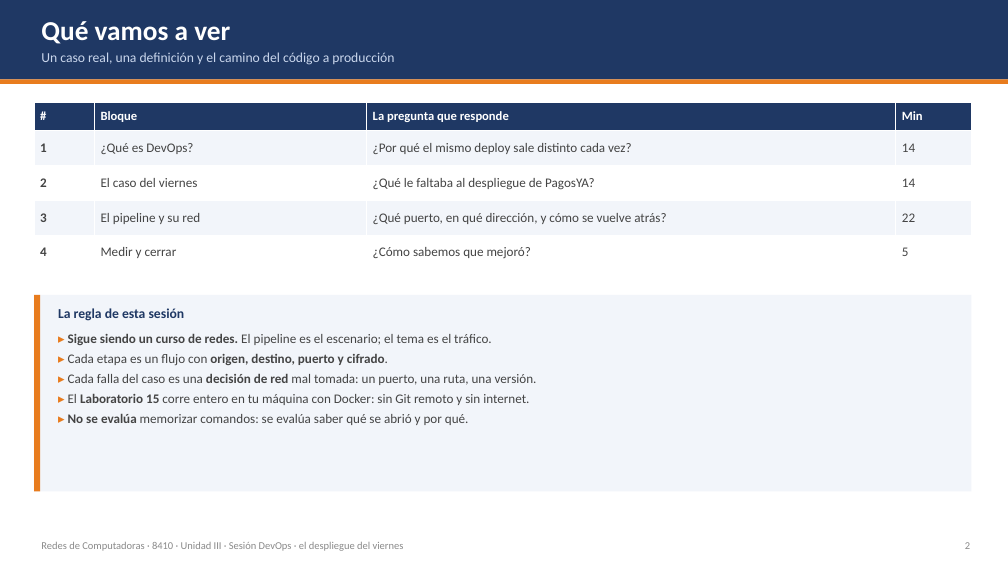
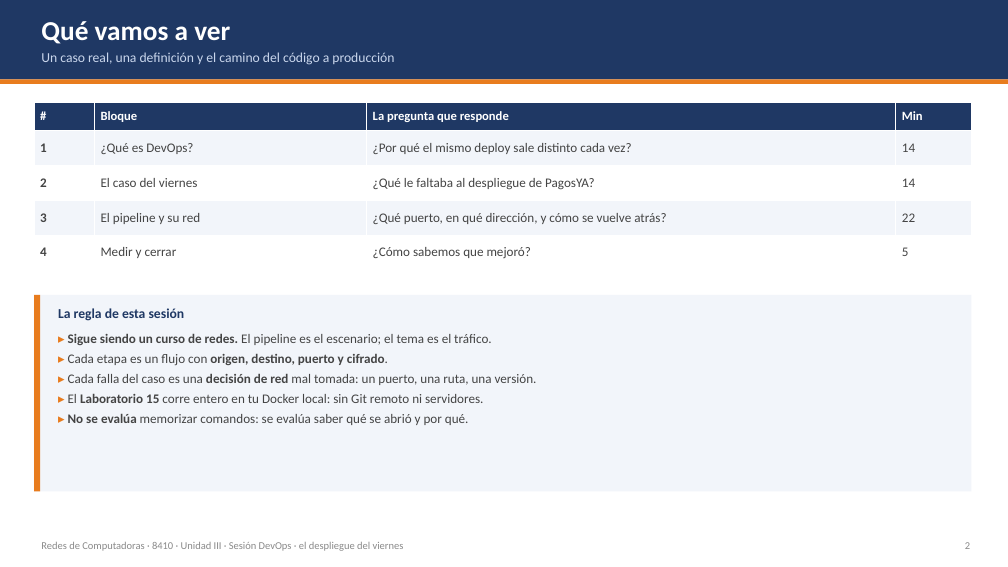
Before and after one commit to isacioutp/redes-de-computadoras-utp, a slide deck: slide 2 of Teoria-DevOps-Despliegue.pptx. Drawn at 1008x567 pixels with LibreOffice and Linux fonts; fonts in the diff are those of the drawing. Boxes give left, top, right and bottom in pixels: in the first picture for what was removed or moved away, otherwise in the second. Text is boxed around its words. In the diff, an @@ line names an element or a change of style, - is before the commit and + after.

Commit message:
Laboratorio 15: corre con el Docker local del estudiante
- Se corrige el supuesto: no es un laboratorio sin internet; la primera
  vez Docker descarga python:3.11-slim y registry:2
- La presentación y la guía dicen «con tu Docker local», no «sin internet»
- Requisitos y notas aclaran la descarga inicial de imágenes

```diff
--- a/Teoria-DevOps-Despliegue.pptx
+++ b/Teoria-DevOps-Despliegue.pptx
@@ text at [68, 394, 483, 403]: text changed @@
-▸ El Laboratorio 15 corre entero en tu máquina con Docker: sin Git remoto y sin internet.
+▸ El Laboratorio 15 corre entero en tu Docker local: sin Git remoto ni servidores.
```
Also in this commit, not shown: 1 other slide changed, 4 other files.
